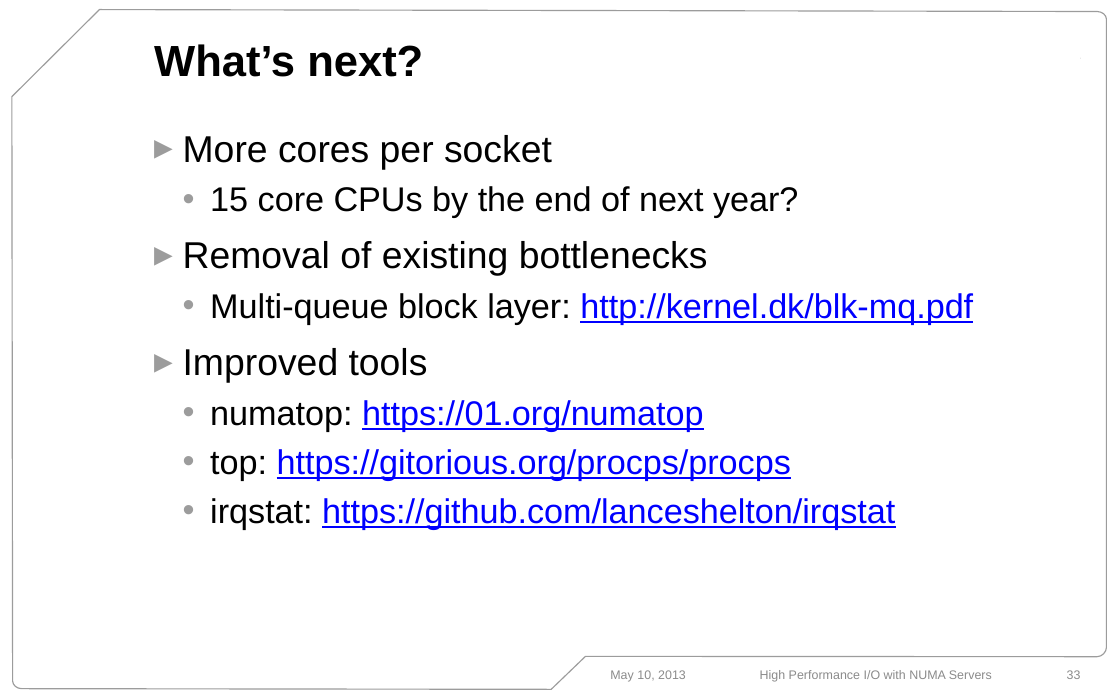
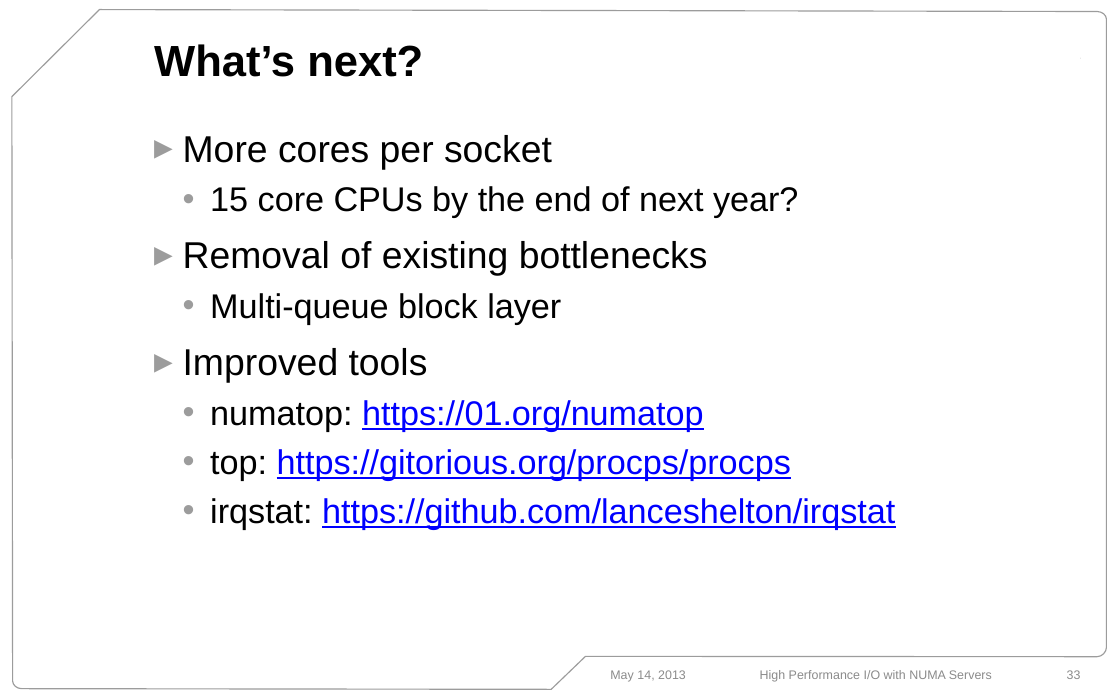
Before and after one commit to lanceshelton/slides, a slide deck: slide 33 of 2013-EndUserSummit/High Performance IO with NUMA Systems - End User Summit.pptx. Drawn at 1120x700 pixels with LibreOffice and Linux fonts; fonts in the diff are those of the drawing; background and template pictures are left out. Boxes give left, top, right and bottom in pixels: in the first picture for what was removed or moved away, otherwise in the second. Text is boxed around its words. In the diff, an @@ line names an element or a change of style, - is before the commit and + after.

```diff
--- a/2013-EndUserSummit/High Performance IO with NUMA Systems - End User Summit.pptx
+++ b/2013-EndUserSummit/High Performance IO with NUMA Systems - End User Summit.pptx
@@ text at bbox=[210, 293, 561, 325]: text changed; text colour #0000FF to #000000 @@
-  • Multi-queue block layer: http://kernel.dk/blk-mq.pdf
+  • Multi-queue block layer
@@ text at bbox=[610, 670, 686, 682]: text changed @@
-May 10, 2013
+May 14, 2013
```
Also in this commit, not shown: 32 other slides changed, 1 other file.
